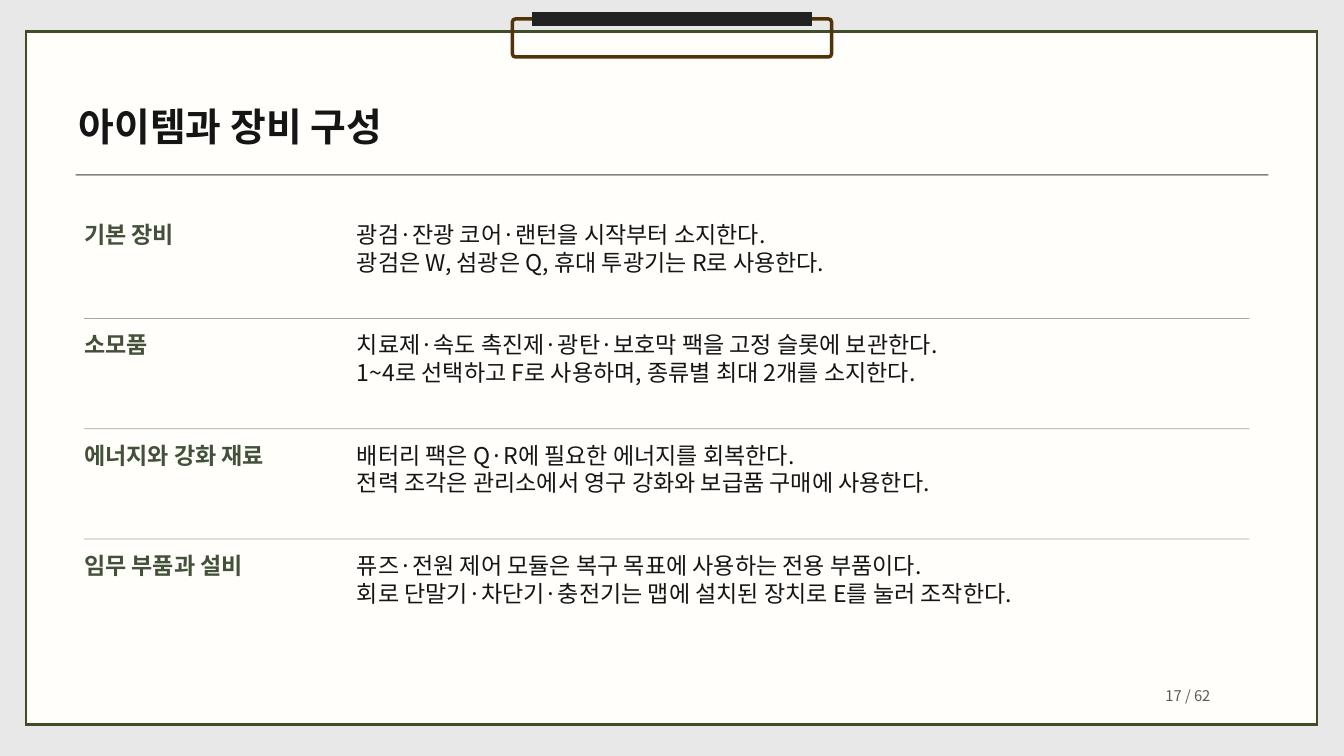
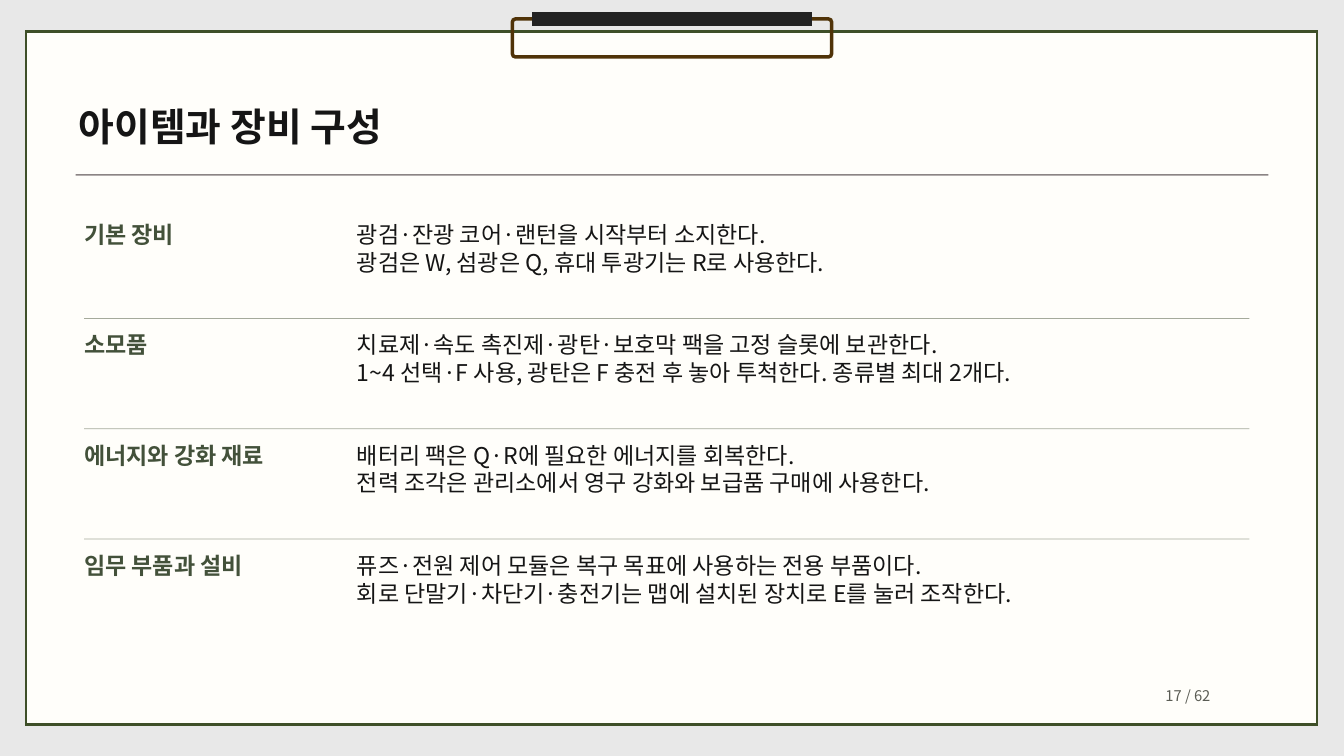
Before and after one commit to dbguswh/2Dgame_project, a slide deck: slide 17 of 2D게임프로그래밍 기획서.pptx. Drawn at 1344x756 pixels with LibreOffice and Linux fonts; fonts in the diff are those of the drawing. Boxes give left, top, right and bottom in pixels: in the first picture for what was removed or moved away, otherwise in the second. Text is boxed around its words. In the diff, an @@ line names an element or a change of style, - is before the commit and + after.

Commit message:
광탄 충전과 방향 조준 규칙을 기획서에 반영

```diff
--- a/2D게임프로그래밍 기획서.pptx
+++ b/2D게임프로그래밍 기획서.pptx
@@ text at (357,362,1011,385): text changed @@
-1~4로 선택하고 F로 사용하며, 종류별 최대 2개를 소지한다.
+1~4 선택·F 사용, 광탄은 F 충전 후 놓아 투척한다. 종류별 최대 2개다.
```
Also in this commit, not shown: 7 other slides changed, 1 other file.
